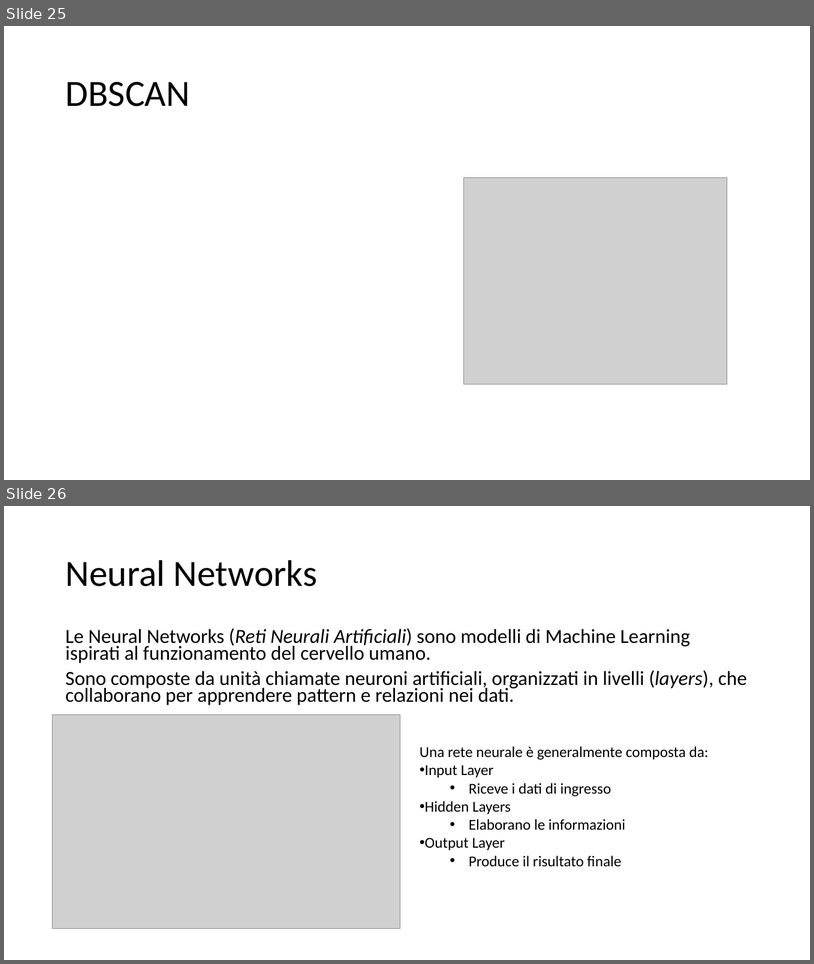
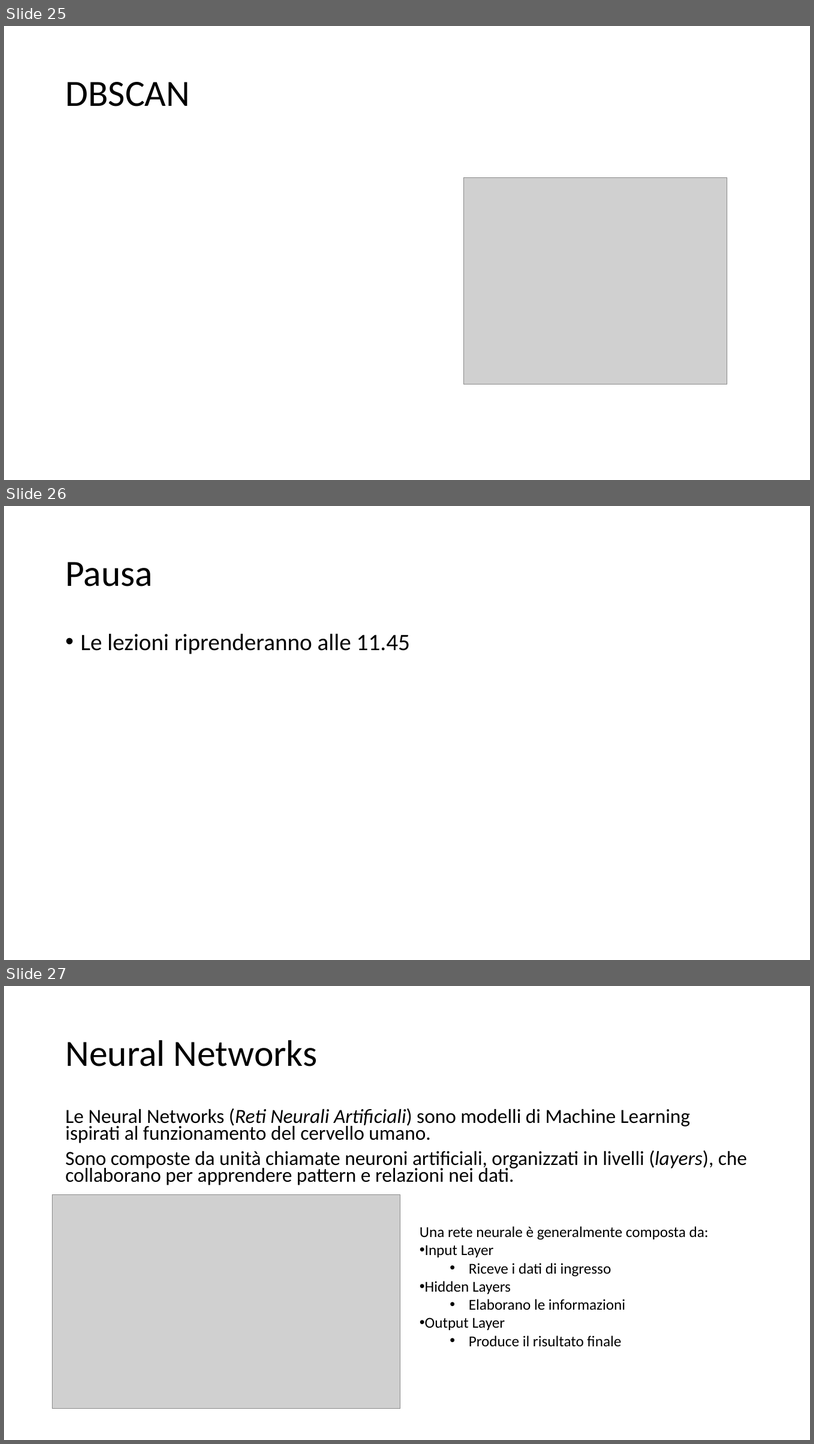
Before and after one commit to dipialx/Corso-Python, a slide deck: Lez5.pptx. Shown one above the other, each under a label of ours: slides 25 and 26 before the commit, slides 25, 26 and 27 after it. The pictures are 814x964 and 814x1444 pixels, drawn with LibreOffice and Linux fonts; fonts in the diff are those of the drawing; grey boxes stand for pictures. Boxes give left, top, right and bottom in pixels: in the first picture for what was removed or moved away, otherwise in the second. Text is boxed around its words. In the diff, an @@ line names an element or a change of style, - is before the commit and + after.

```diff
--- a/Lez5.pptx
+++ b/Lez5.pptx
@@ slide 26 added at (4, 506, 810, 960), background #FFFFFF @@
@@ title added at (65, 562, 153, 586), 44 pt, text #000000 @@
+Pausa
@@ text added at (81, 633, 410, 654), 28 pt, text #000000 @@
+• Le lezioni riprenderanno alle 11.45
@@ what was slide 26 is now slide 27 @@
```
Also in this commit, not shown: 5 other files.
